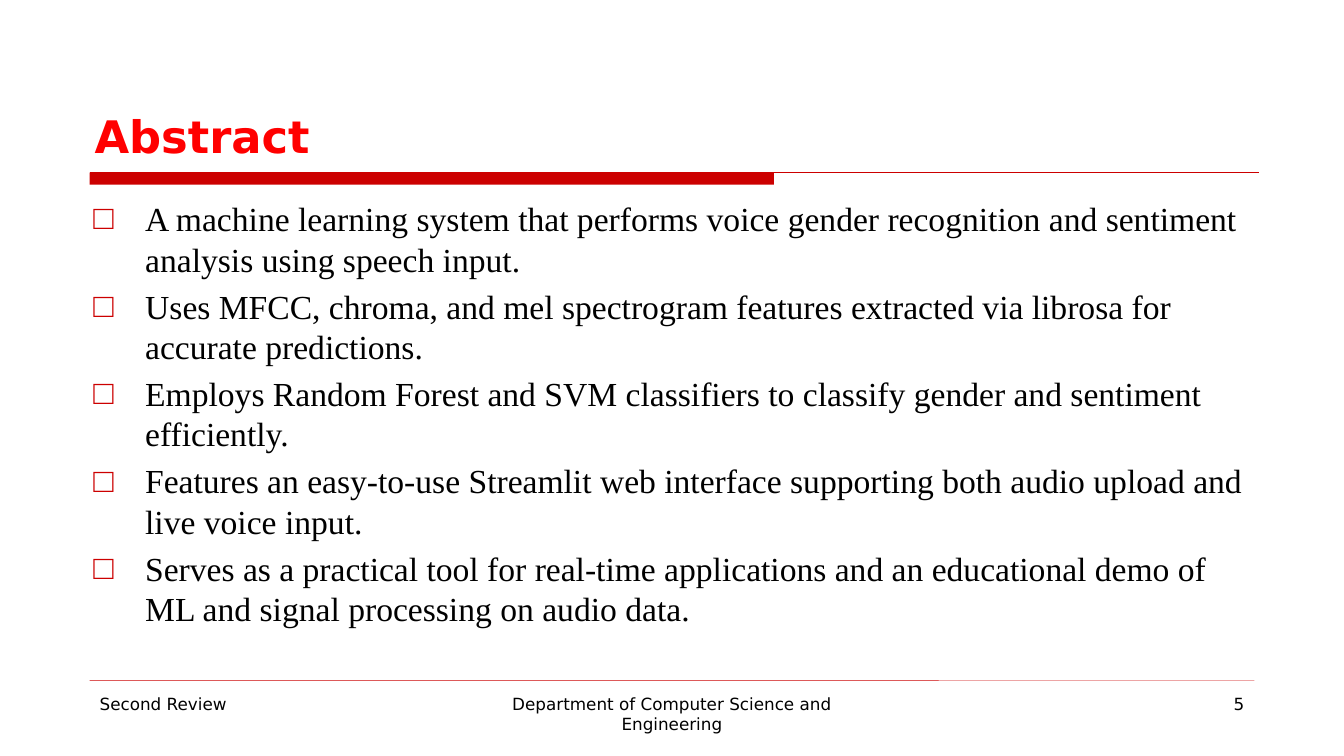
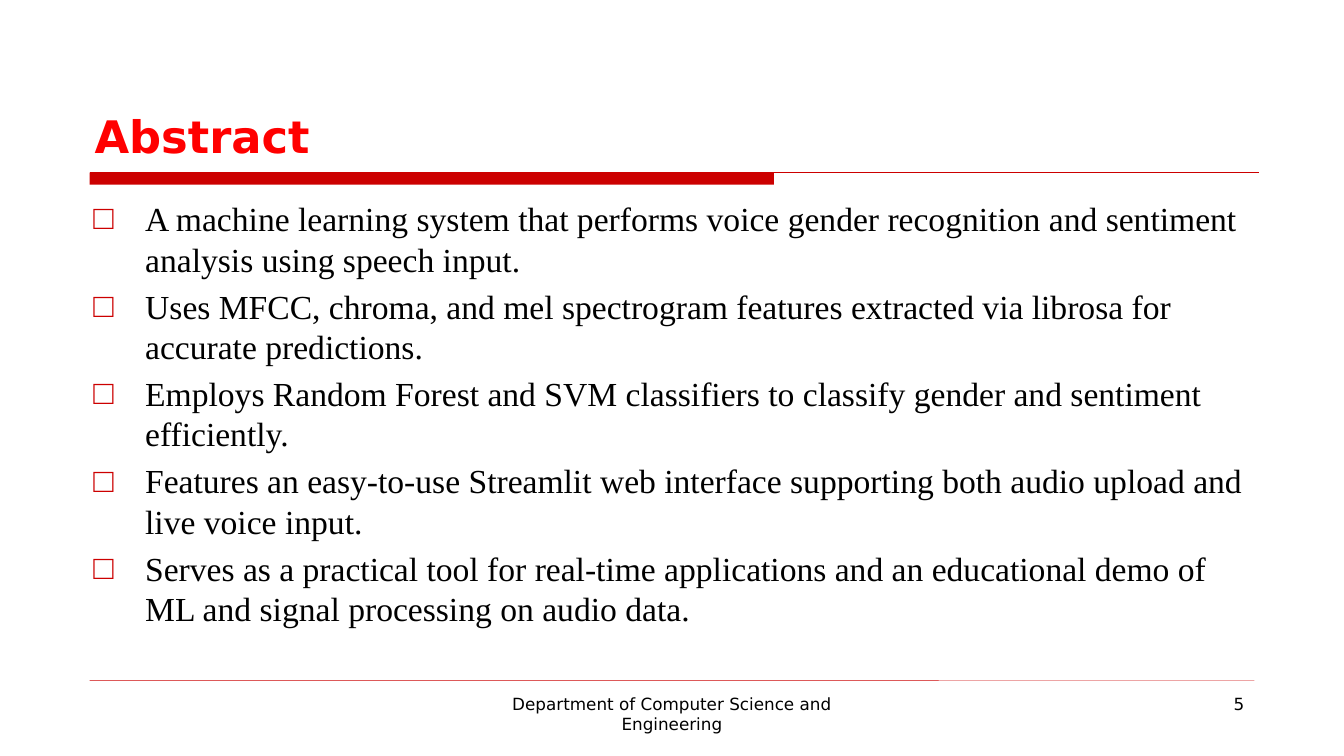
Before and after one commit to Bhavanishraj/220701215-CS19643-FOML-Lab, a slide deck: slide 5 of FOML_215_PPT.pptx. Drawn at 1344x756 pixels with LibreOffice and Linux fonts; fonts in the diff are those of the drawing; background and template pictures are left out. Boxes give left, top, right and bottom in pixels: in the first picture for what was removed or moved away, otherwise in the second. Text is boxed around its words. In the diff, an @@ line names an element or a change of style, - is before the commit and + after.

```diff
--- a/FOML_215_PPT.pptx
+++ b/FOML_215_PPT.pptx
@@ text removed at (x1=100, y1=697, x2=227, y2=711) @@
-Second Review
```
Also in this commit, not shown: 12 other slides changed.
